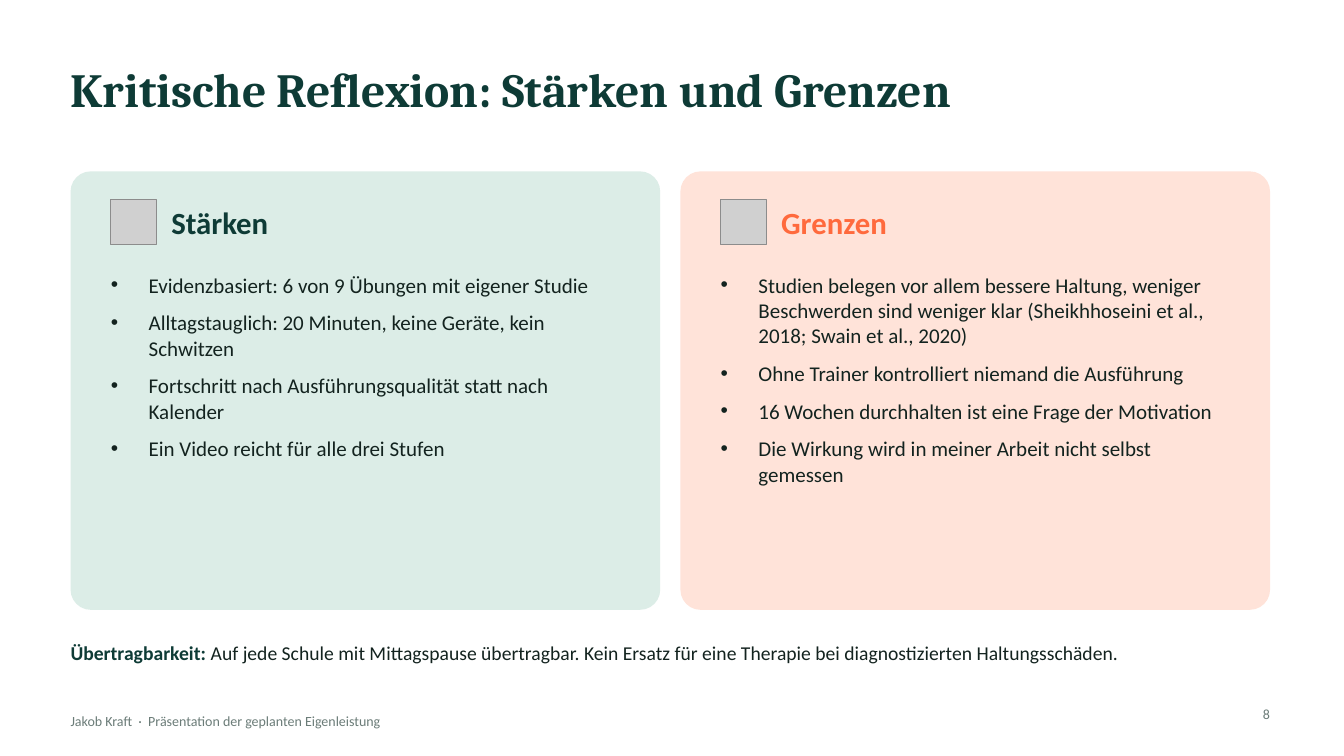
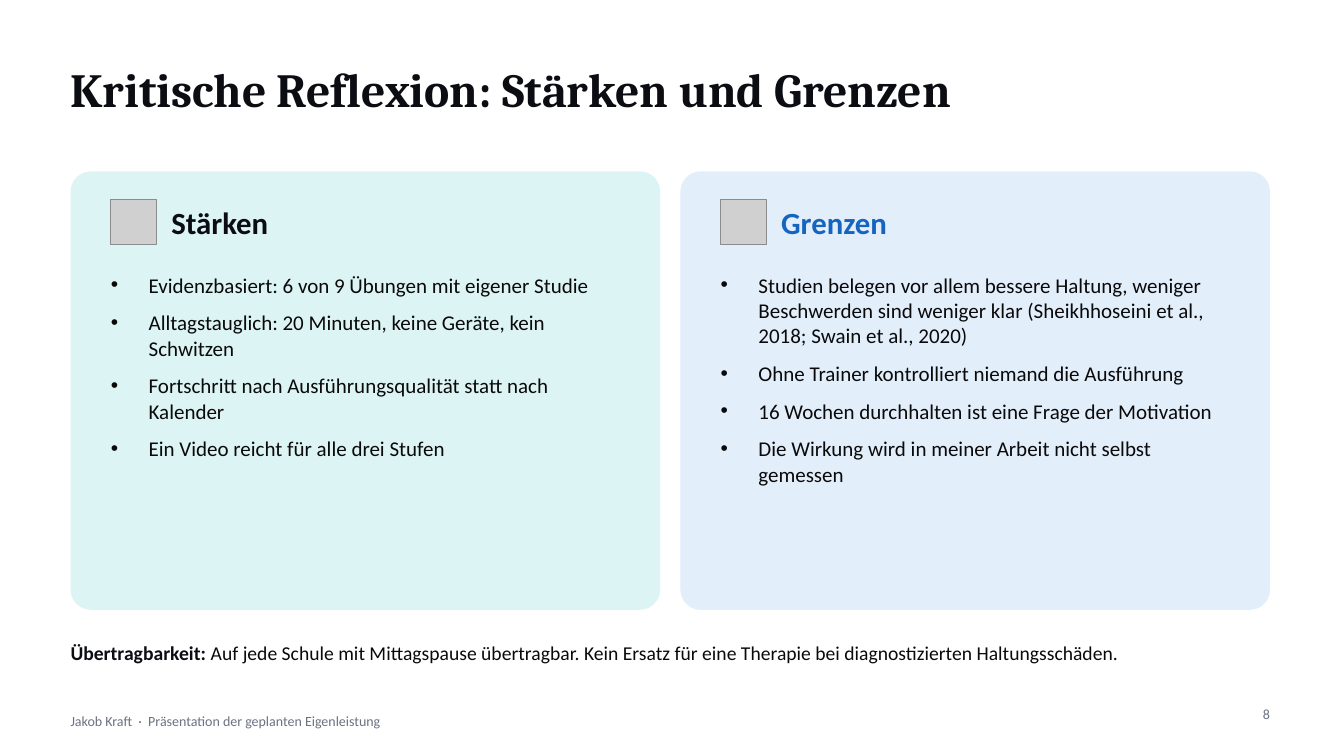
Before and after one commit to jakomimo-del/frontend-system-design, a slide deck: slide 8 of Seminararbeit/Eigenleistung_Praesentation.pptx. Drawn at 1344x756 pixels with LibreOffice and Linux fonts; fonts in the diff are those of the drawing; grey boxes stand for pictures. Boxes give left, top, right and bottom in pixels: in the first picture for what was removed or moved away, otherwise in the second. Text is boxed around its words. In the diff, an @@ line names an element or a change of style, - is before the commit and + after.

```diff
--- a/Seminararbeit/Eigenleistung_Praesentation.pptx
+++ b/Seminararbeit/Eigenleistung_Praesentation.pptx
@@ title "Kritische Reflexion: Stärken und Grenzen" at (71, 73, 951, 108): text colour #0E3B36 to #0B0D12 @@
@@ rounded rectangle at (71, 171, 660, 610): fill #DCEDE7 to #DDF4F4 @@
@@ rounded rectangle at (681, 171, 1270, 610): fill #FFE3D9 to #E3EEFB @@
@@ text "Stärken" at (171, 212, 268, 235): text colour #0E3B36 to #0B0D12 @@
@@ text "Grenzen" at (781, 214, 887, 235): text colour #FF6A3D to #1565C0 @@
@@ text "Evidenzbasiert: 6 von 9 Übungen ..." at (149, 276, 588, 456): text colour #13231F to #0A0A0A @@
@@ text "Studien belegen vor allem bessere ..." at (758, 278, 1212, 486): text colour #13231F to #0A0A0A @@
@@ text "Übertragbarkeit: Auf jede Schule mit ..." at (71, 644, 1118, 664): text colour #0E3B36 to #0B0D12 in "Übertragbarkeit:"; text colour #13231F to #0A0A0A in "Auf jede Schule mit Mittagspause übertragbar. Kein ..." @@
```
Also in this commit, not shown: 8 other slides changed.
